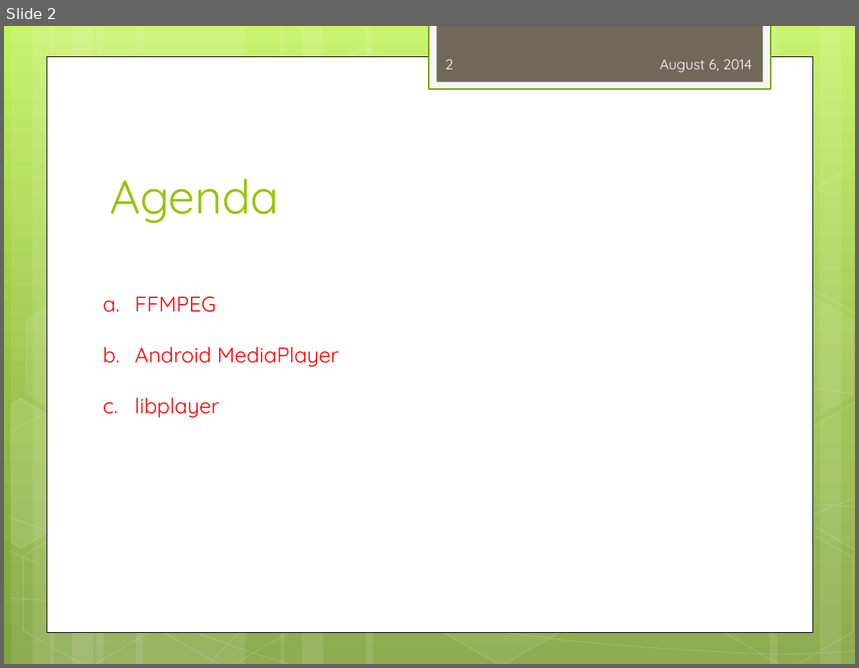
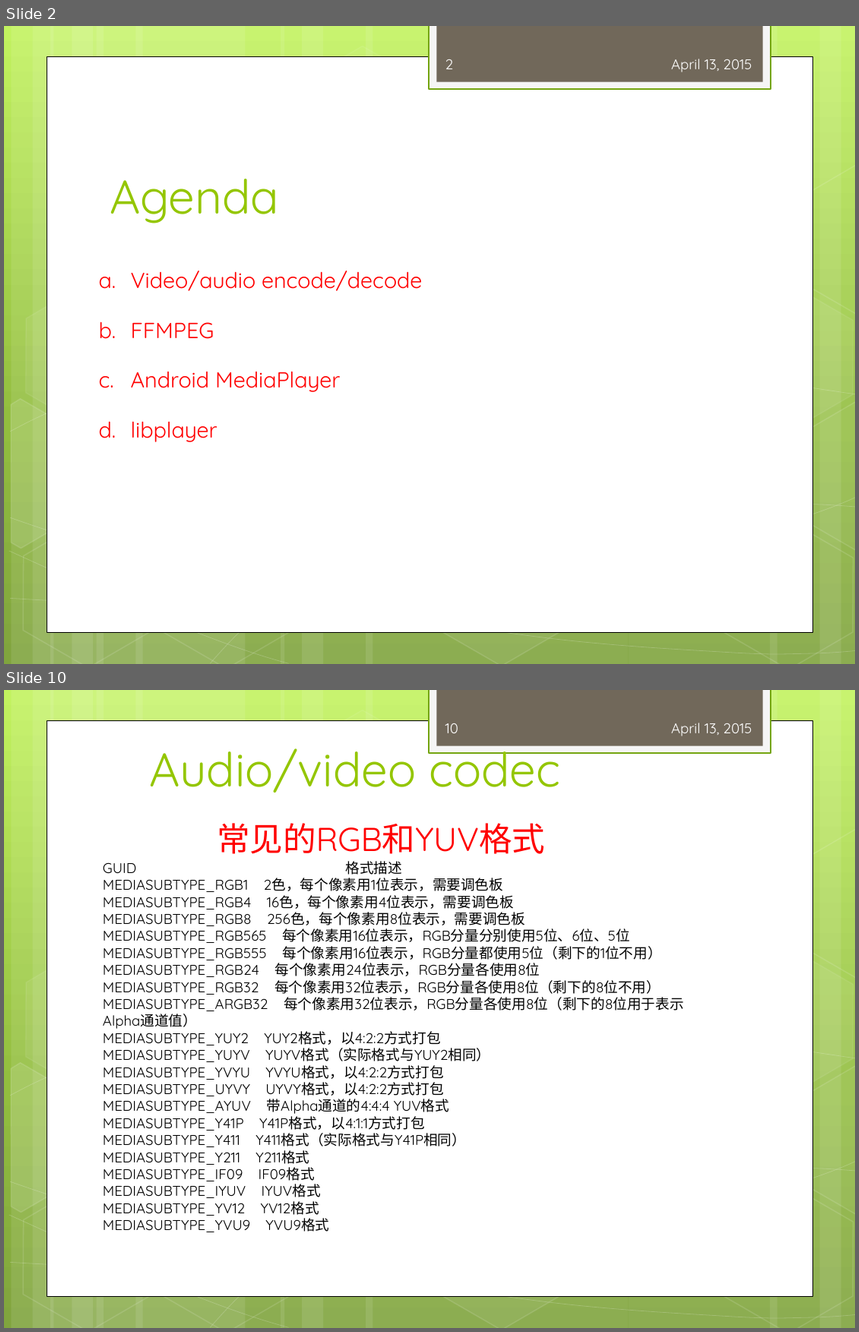
Before and after one commit to peterjerry/MeetSDK, a slide deck: engine2/Doc/training/mediaplayer_training.pptx. Shown one above the other, each under a label of ours: slide 2 before the commit, slides 2 and 10 after it; the slides between them are not shown. The pictures are 859x668 and 859x1332 pixels, drawn with LibreOffice and Linux fonts; fonts in the diff are those of the drawing. Boxes give left, top, right and bottom in pixels: in the first picture for what was removed or moved away, otherwise in the second. Text is boxed around its words. In the diff, an @@ line names an element or a change of style, - is before the commit and + after.

```diff
--- a/engine2/Doc/training/mediaplayer_training.pptx
+++ b/engine2/Doc/training/mediaplayer_training.pptx
@@ slide 10 added at (4, 690, 855, 1328), background gradient #C3F35F to #93BF3F to #81A53E; not listed: 31 template elements that a slide beside it also shows @@
@@ page number added at (446, 723, 458, 733), 12 pt, text #FEFEFE @@
+10
@@ text added at (671, 723, 752, 736), 12 pt, text #FEFEFE @@
+April 13, 2015
@@ title added at (150, 738, 560, 793), 40 pt, text #94C600 @@
+Audio/video codec
@@ text added at (217, 823, 545, 854), 28 pt, text #FF0000 @@
+常见的RGB和YUV格式
@@ text added at (103, 861, 684, 1233), 12 pt, text #000000 @@
+GUID 格式描述
+MEDIASUBTYPE_RGB1 2色，每个像素用1位表示，需要调色板
+MEDIASUBTYPE_RGB4 16色，每个像素用4位表示，需要调色板
+MEDIASUBTYPE_RGB8 256色，每个像素用8位表示，需要调色板
+MEDIASUBTYPE_RGB565 每个像素用16位表示，RGB分量分别使用5位、6位、5位
+MEDIASUBTYPE_RGB555 每个像素用16位表示，RGB分量都使用5位（剩下的1位不用）
+MEDIASUBTYPE_RGB24 每个像素用24位表示，RGB分量各使用8位
+MEDIASUBTYPE_RGB32 每个像素用32位表示，RGB分量各使用8位（剩下的8位不用）
+MEDIASUBTYPE_ARGB32 每个像素用32位表示，RGB分量各使用8位（剩下的8位用于表示Alpha通道值）
+MEDIASUBTYPE_YUY2 YUY2格式，以4:2:2方式打包
+MEDIASUBTYPE_YUYV YUYV格式（实际格式与YUY2相同）
+MEDIASUBTYPE_YVYU YVYU格式，以4:2:2方式打包
+MEDIASUBTYPE_UYVY UYVY格式，以4:2:2方式打包
+MEDIASUBTYPE_AYUV 带Alpha通道的4:4:4 YUV格式
+MEDIASUBTYPE_Y41P Y41P格式，以4:1:1方式打包
+MEDIASUBTYPE_Y411 Y411格式（实际格式与Y41P相同）
+MEDIASUBTYPE_Y211 Y211格式
+MEDIASUBTYPE_IF09 IF09格式
+MEDIASUBTYPE_IYUV IYUV格式
+MEDIASUBTYPE_YV12 YV12格式
+MEDIASUBTYPE_YVU9 YVU9格式
@@ slide 2 changed as well @@
@@ text at (671, 59, 752, 72): text changed @@
-August 6, 2014
+April 13, 2015
@@ text "Video/audio encode/decode": place and size @@
-text "Video/audio encode/decode" at (135, 297, 339, 418)
+text "Video/audio encode/decode" at (131, 271, 422, 442)
@@ text at (131, 271, 422, 291): paragraph added @@
+a. Video/audio encode/decode
@@ text at (131, 322, 341, 442): size 18 to 18.5 pt in "FFMPEG", "Android MediaPlayer", "libplayer"; line spacing 2 to 1.9 @@
```
Also in this commit, not shown: 6 other slides changed, 37 other slides added, 1 slide removed, 4 other files.
